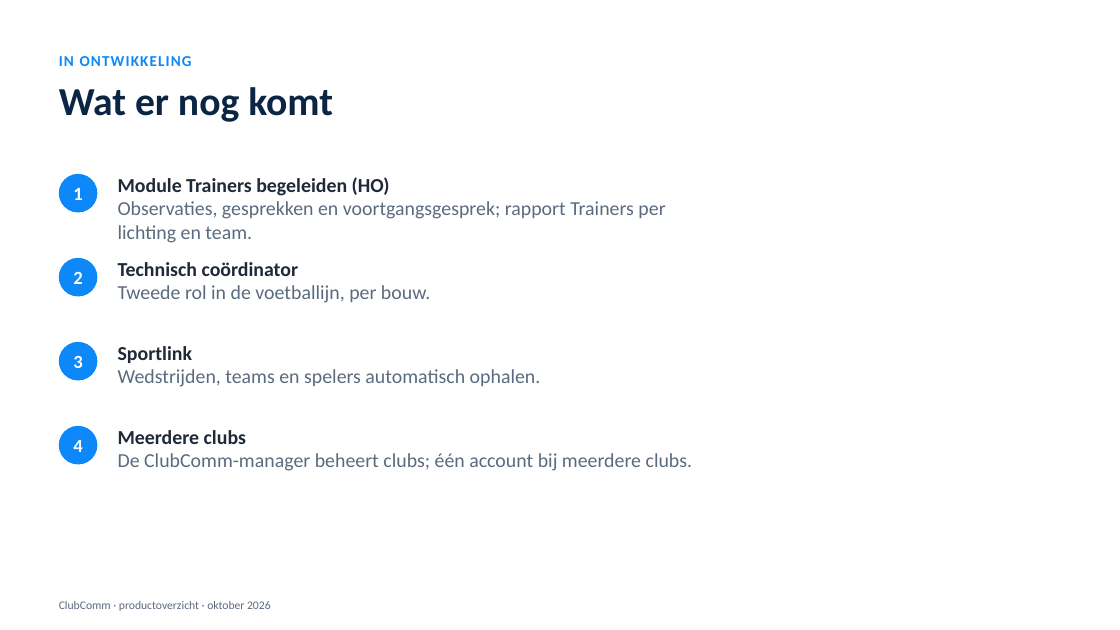
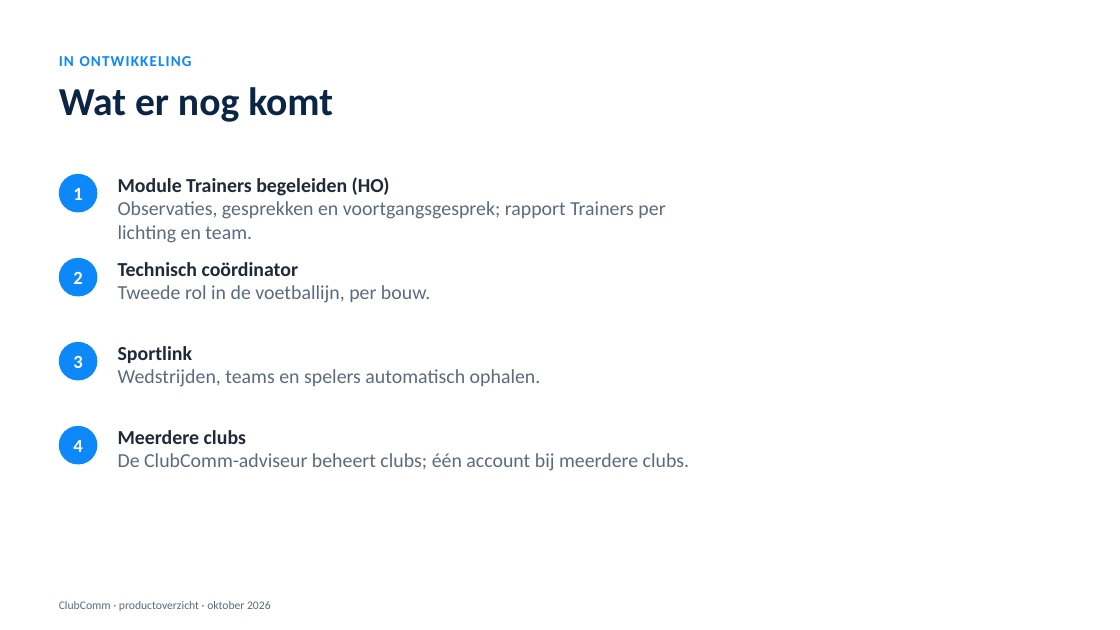
Before and after one commit to sofianabayahya/Clubcomm, a slide deck: slide 16 of docs/presentaties/ClubComm-productoverzicht.pptx. Drawn at 1120x630 pixels with LibreOffice and Linux fonts; fonts in the diff are those of the drawing. Boxes give left, top, right and bottom in pixels: in the first picture for what was removed or moved away, otherwise in the second. Text is boxed around its words. In the diff, an @@ line names an element or a change of style, - is before the commit and + after.

```diff
--- a/docs/presentaties/ClubComm-productoverzicht.pptx
+++ b/docs/presentaties/ClubComm-productoverzicht.pptx
@@ text at bbox=[118, 453, 689, 471]: text changed @@
-De ClubComm-manager beheert clubs; één account bij meerdere clubs.
+De ClubComm-adviseur beheert clubs; één account bij meerdere clubs.
```
Also in this commit, not shown: 4 other slides changed, 9 other files.
